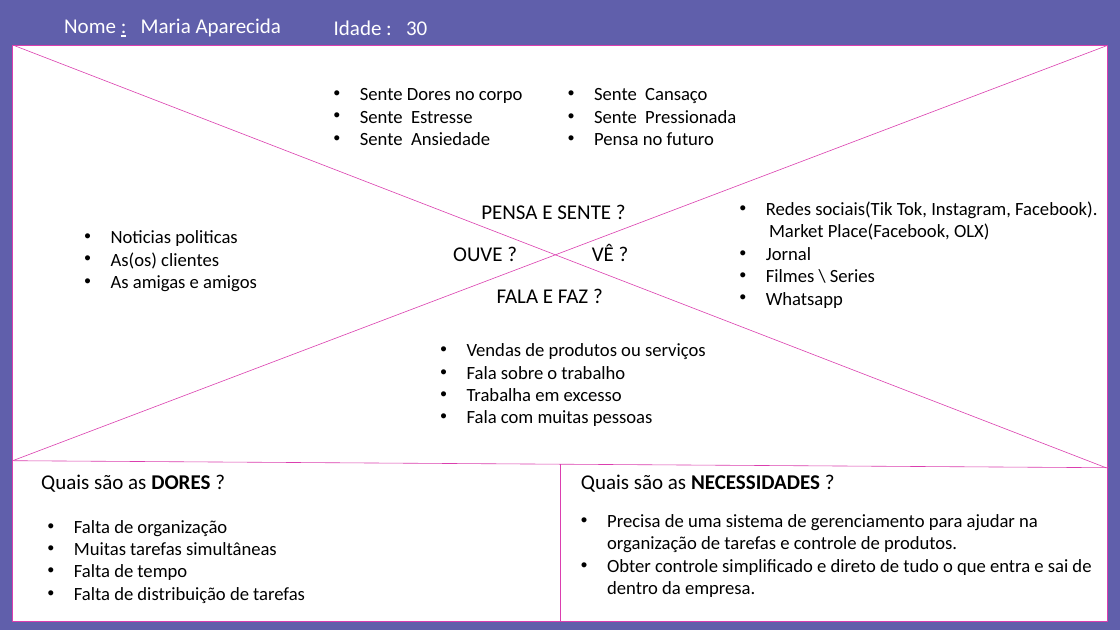
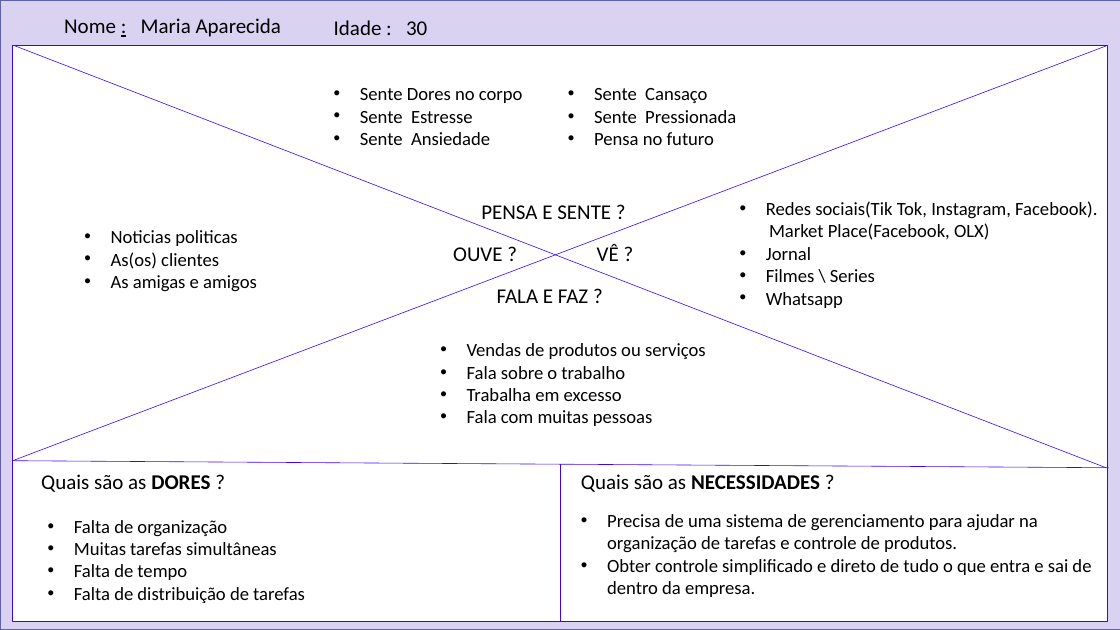
Before and after one commit to ogabrielalves/Sollute, a slide deck: slide 5 of Apresentação/Apresentação-Sollute.pptx. Drawn at 1120x630 pixels with LibreOffice and Linux fonts; fonts in the diff are those of the drawing. Boxes give left, top, right and bottom in pixels: in the first picture for what was removed or moved away, otherwise in the second. Text is boxed around its words. In the diff, an @@ line names an element or a change of style, - is before the commit and + after.

```diff
--- a/Apresentação/Apresentação-Sollute.pptx
+++ b/Apresentação/Apresentação-Sollute.pptx
@@ rectangle at [0,0,1120,630]: fill #605FAB to #DAD2F1 @@
@@ text "Nome : Maria Aparecida" at [64,18,281,37]: text colour #FFFFFF to #000000 @@
@@ text "Idade : 30" at [334,20,427,35]: text colour #FFFFFF to #000000 @@
@@ rectangle at [13,45,1107,621]: outline #DB3EAF 1 pt to #3E00FF 1 pt @@
@@ line (13, 460) - (1107, 45): stroke #DB3EAF 0.5 pt to #3E00FF 0.5 pt @@
@@ line (14, 45) - (1107, 468): stroke #DB3EAF 0.5 pt to #3E00FF 0.5 pt @@
@@ text "VÊ ?": place and size @@
-text "VÊ ?" at [592,243,614,261]
+text "VÊ ?" at [597,243,619,261]
@@ line (14, 460) - (1109, 468): stroke #DB3EAF 0.5 pt to #3E00FF 0.5 pt @@
@@ line (560, 465) - (560, 622): stroke #DB3EAF 0.5 pt to #3E00FF 0.5 pt @@
```
Also in this commit, not shown: 3 other slides changed, 1 slide added, 1 slide removed, 6 other files.
